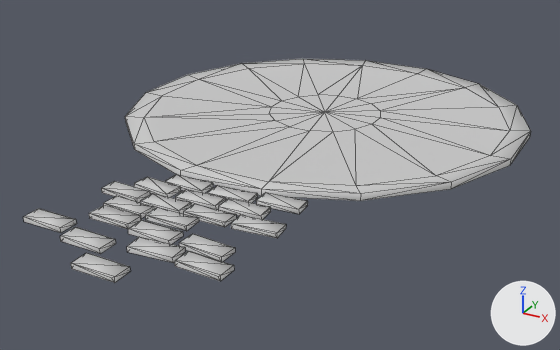
The FBX model ValleyProduction/Assets/_Art/Meshes/Environment/Landmarks/Plaza/SM_Plaza_01_LOD1.fbx as it was, and as the next commit left it.
Both versions are drawn from a 50 mm lens placed at (11.16, -23.59, 9.14), pointed at (0.13, -3.52, -0.89). Lighting does not change. The marker at lower right points along +X, +Y and +Z. Mesh edges are drawn as thin lines. Where no turn or scale is listed for an object, it has been applied to the vertices.

Objects in the first picture: 'SM_Plaza_01_LOD1'.
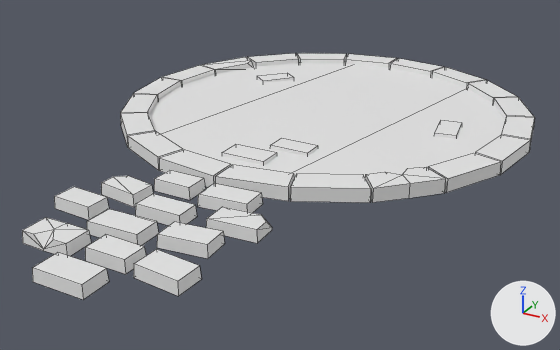
Pixel boxes (x1, y1, x2, y2) of what changed, in the pictures (560 x 350 px):
'SM_Plaza_01_LOD1', reshaped (10% taller): before (24, 59, 531, 283); after (22, 53, 534, 300)
part 1 of me_sm_plaza_01_lod1, rebuilt: before (125, 59, 531, 201); after (149, 61, 505, 179)
part 2 of me_sm_plaza_01_lod1, rebuilt (6% wider, 45% taller): before (101, 181, 150, 202); after (101, 176, 153, 207)
part 3 of me_sm_plaza_01_lod1, deleted: before (24, 175, 308, 283)
part 4 of me_sm_plaza_01_lod1, built on: before (60, 227, 185, 263); after (22, 53, 534, 300)

The change, as a diff of the scene's bpy script:
```diff
--- a/ValleyProduction/Assets/_Art/Meshes/Environment/Landmarks/Plaza/SM_Plaza_01_LOD1.fbx.py
+++ b/ValleyProduction/Assets/_Art/Meshes/Environment/Landmarks/Plaza/SM_Plaza_01_LOD1.fbx.py
@@ me_sm_plaza_01_lod1 @@
 # used by ob_sm_plaza_01_lod1; location = (0.0, 0.0, 0.0)
-me_sm_plaza_01_lod1.from_pydata(...)  # 260 vertices, 382 faces; spans x -6.8..6.8, y -12.3..6.8, z 0.0..0.2
-me_sm_plaza_01_lod1.materials.append(mat_defaultmaterial)  # light grey #cbcbcb
+me_sm_plaza_01_lod1.from_pydata(...)  # 316 vertices, 213 faces; spans x -7.1..7.1, y -13.2..7.1, z 0.0..0.5
+# me_sm_plaza_01_lod1 part 1: the loose piece of 65 vertices spanning x -6.8..6.8, y -6.8..6.8, z 0.0..0.2 is rebuilt with 8 vertices and now spans x -6.7..6.7, y -6.7..6.7, z 0.2
+# me_sm_plaza_01_lod1 part 2: the loose piece of 10 vertices spanning x -2.6..-1.3, y -8.9..-8.2, z 0.0..0.1 is rebuilt with 10 vertices and now spans x -2.6..-1.2, y -9.1..-8.1, z 0.0..0.4
+# me_sm_plaza_01_lod1 part 3: 17 loose pieces with 167 vertices, spanning x -3.2..2.9, y -12.3..-6.8, z 0.0..0.1, are deleted
+# me_sm_plaza_01_lod1 part 4: 18 vertices removed from x -1.7..1.4, y -11.5..-10.4, z 0.0..0.1; 298 vertices added at x -7.1..7.1, y -13.2..7.1, z 0.0..0.5
+# me_sm_plaza_01_lod1 part 5: the surface is now shaded flat
```
